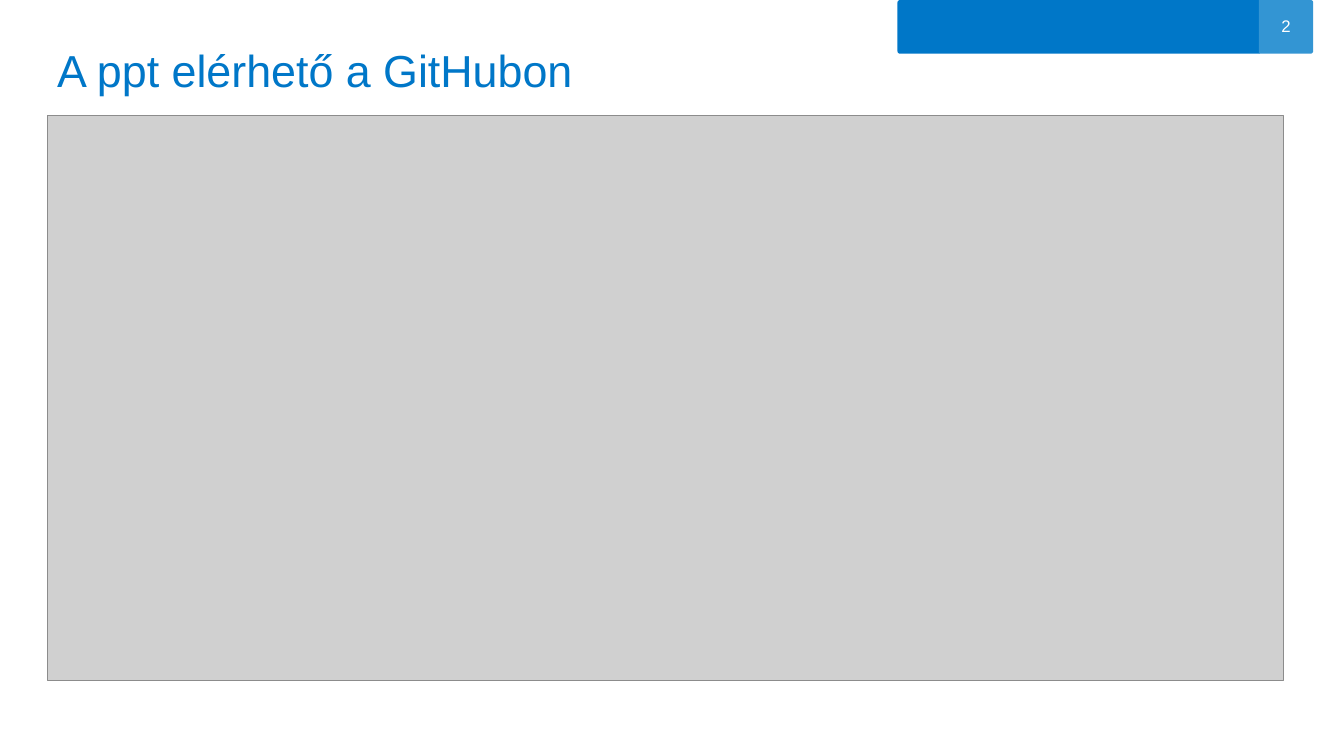
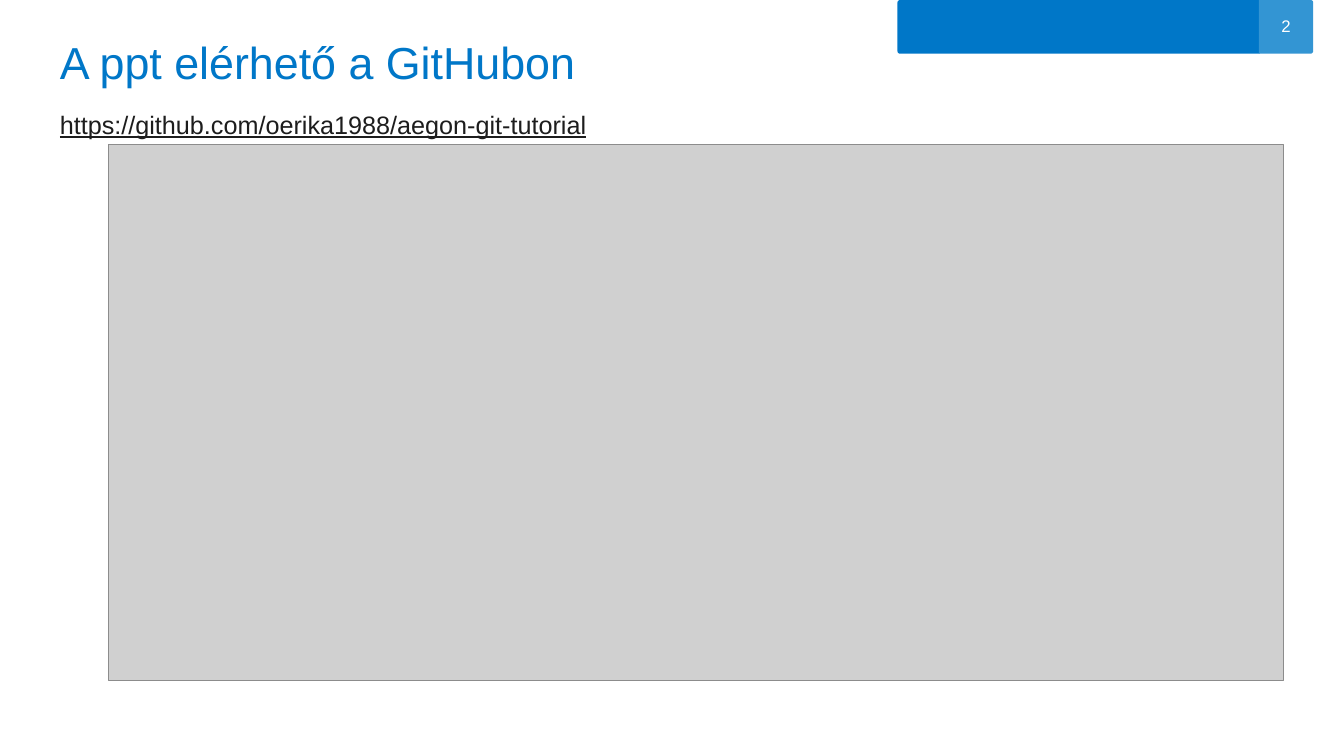
Before and after one commit to oerika1988/aegon-git-tutorial, a slide deck: slide 2 of GIT.pptx. Drawn at 1344x756 pixels with LibreOffice and Linux fonts; fonts in the diff are those of the drawing; grey boxes stand for pictures; background and template pictures are left out. Boxes give left, top, right and bottom in pixels: in the first picture for what was removed or moved away, otherwise in the second. Text is boxed around its words. In the diff, an @@ line names an element or a change of style, - is before the commit and + after.

```diff
--- a/GIT.pptx
+++ b/GIT.pptx
@@ title at (60,46,586,139): text changed; size 32 to 18 pt; text colour #0077C8 to #1D1D1D @@
-A ppt elérhető a GitHubon
+A ppt elérhető a GitHubon
+https://github.com/oerika1988/aegon-git-tutorial
@@ picture: place and size @@
-picture at (47,116,1284,681)
+picture at (109,144,1284,681)
```
Also in this commit, not shown: 2 other slides changed.
